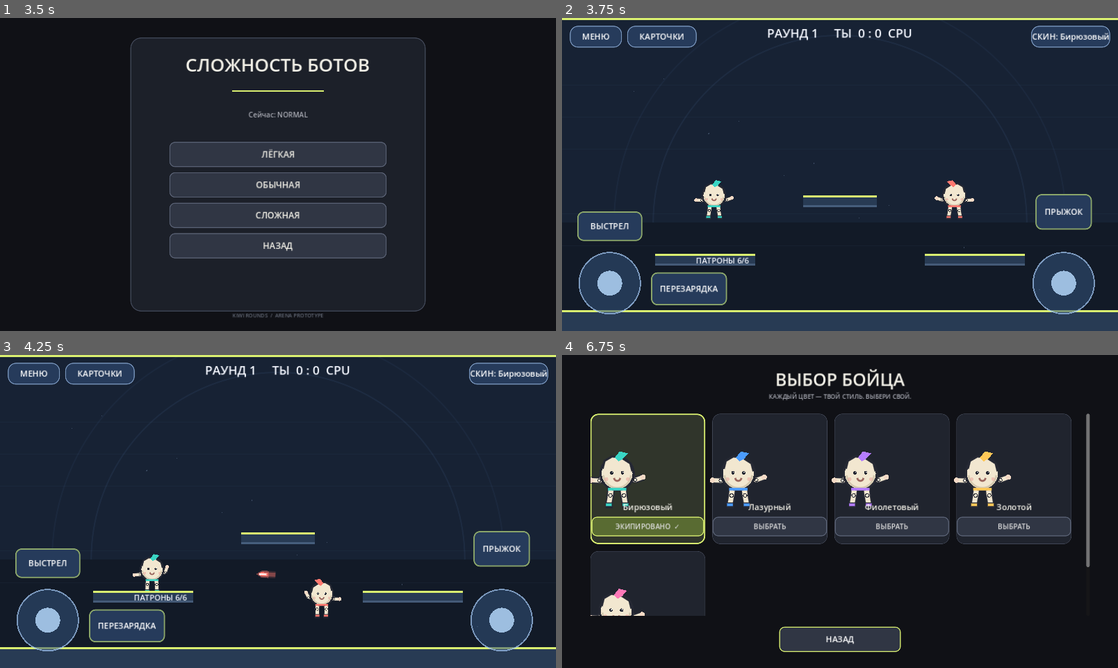
Above: before the commit, frames 1-4 (two rows, left to right).
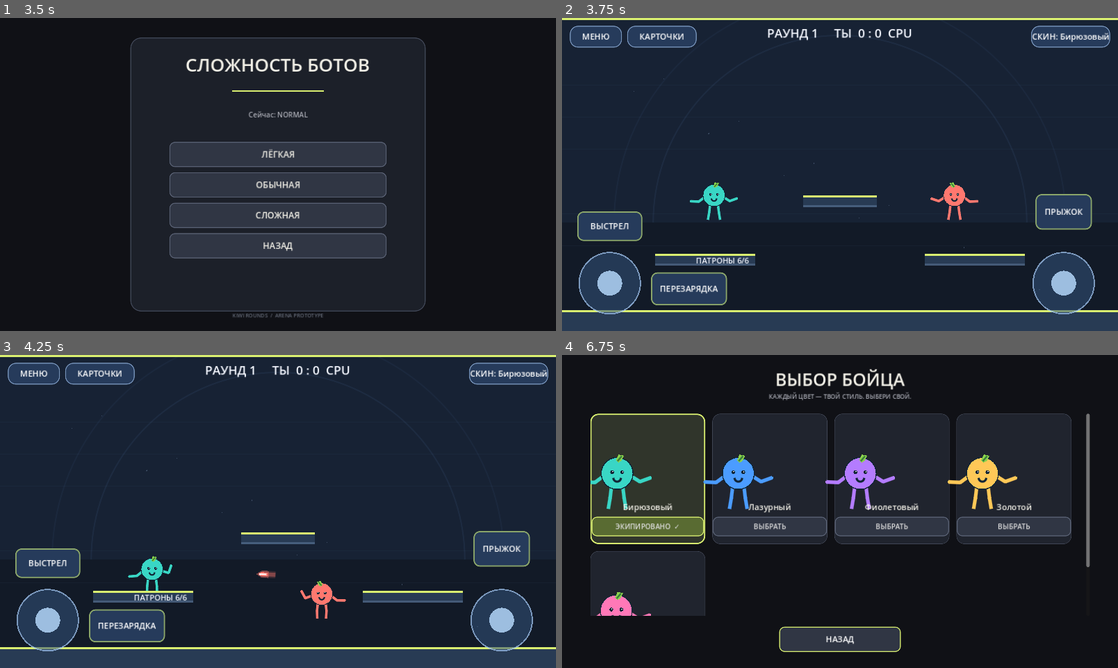
Above: after the commit, the same moments.

Repository: loslam-del/Kiwi-rounds
Game: Godot game, scene res://scenes/main.tscn
The game is run twice, just before and just after one commit, with the same random seed, the same clock (stepped at 60 frames per second) and the same inputs.
Inputs (mouse positions are in pixels of both pictures, inside the frame that each line leads up to):
- Up to frame 1 (3.5 s): click "ИГРАТЬ" at 0.5 s; click "ОНЛАЙН — ПОЗЖЕ" at 1.25 s; click "НАЗАД" at 2 s; click "ПРОТИВ БОТОВ" at 2.75 s
- Up to frame 2 (3.75 s): click "ЛЁГКАЯ" at 3.5 s
- Up to frame 3 (4.25 s): no input
- Up to frame 4 (6.75 s): click "СКИН: Бирюзовый" at 4.25 s; move the mouse to (962, 495) at 5.02 s; hold D 5.03-5.75 s; hold J 5.03-5.75 s; click (962, 495) at 5.17 s; tap Space at 5.27 s; drag from (728, 527) to (812, 574) at 5.77 s; click "ЭКИПИРОВАНО ✓" at 6.5 s

Frame 1 is identical in both runs. In frame 2, 0.7% of the frame differs, in the area x 23-75%, y 51-65%; in frame 3, 0.7%; in frame 4, 3.2%, in the area x 5-82%, y 30-84%.

Commit message:
Match ROUNDS character art: solid color balls and thin noodle limbs

Diff:
--- a/scripts/player.gd
+++ b/scripts/player.gd
@@ -359,80 +359,62 @@
     draw_circle(to_point, width * 0.30, fill)
 
 func _draw() -> void:
-    var bob := absf(sin(animation_time * 2.0)) * 1.8 if absf(velocity.x) > 35.0 and is_on_floor() else 0.0
-    var body_center := Vector2(0.0, -8.0 + bob)
-    var outline := Color("#252833")
-    var cream := Color("#f2e7d0")
-    var skin := Color("#f4d9c5")
-    var accent := body_color
+    var bob := absf(sin(animation_time * 2.0)) * 1.5 if absf(velocity.x) > 35.0 and is_on_floor() else 0.0
+    var center := Vector2(0.0, -8.0 + bob)
+    var ink := Color("#102536")
+    var limb := body_color
+    var face := Color("#102536")
     draw_set_transform(Vector2.ZERO, 0.0, Vector2(facing, 1.0))
 
-    # Two independently swinging legs with loose knees and rounded shoes.
-    var hip_l := Vector2(-9.0, 12.0 + bob)
-    var hip_r := Vector2(9.0, 12.0 + bob)
-    var knee_l := hip_l + _limb_vector(ragdoll_angles["leg_l"], 15.0)
-    var knee_r := hip_r + _limb_vector(ragdoll_angles["leg_r"], 15.0)
-    var foot_l := knee_l + _limb_vector(ragdoll_angles["leg_l"] + ragdoll_angles["shin_l"], 15.0)
-    var foot_r := knee_r + _limb_vector(ragdoll_angles["leg_r"] + ragdoll_angles["shin_r"], 15.0)
-    _draw_limb(hip_l, knee_l, 7.0, cream, outline)
-    _draw_limb(knee_l, foot_l, 6.5, cream, outline)
-    _draw_limb(hip_r, knee_r, 7.0, cream, outline)
-    _draw_limb(knee_r, foot_r, 6.5, cream, outline)
-    draw_line(foot_l + Vector2(-4.5, 1.0), foot_l + Vector2(5.5, 1.0), outline, 8.0, true)
-    draw_line(foot_r + Vector2(-4.5, 1.0), foot_r + Vector2(5.5, 1.0), outline, 8.0, true)
-    draw_line(foot_l + Vector2(-4.0, 0.0), foot_l + Vector2(4.0, 0.0), accent, 3.0, true)
-    draw_line(foot_r + Vector2(-4.0, 0.0), foot_r + Vector2(4.0, 0.0), accent, 3.0, true)
-
-    # Arms articulate at shoulders and elbows; recoil and aim move the weapon arm.
-    var shoulder_l := Vector2(-17.0, -5.0 + bob)
-    var shoulder_r := Vector2(17.0, -5.0 + bob)
-    var elbow_l := shoulder_l + _limb_vector(ragdoll_angles["arm_l"], 14.0)
-    var elbow_r := shoulder_r + _limb_vector(ragdoll_angles["arm_r"], 14.0)
-    var hand_l := elbow_l + _limb_vector(ragdoll_angles["arm_l"] + ragdoll_angles["forearm_l"], 13.0)
-    var hand_r := elbow_r + _limb_vector(ragdoll_angles["arm_r"] + ragdoll_angles["forearm_r"], 13.0)
-    _draw_limb(shoulder_l, elbow_l, 6.5, cream, outline)
-    _draw_limb(elbow_l, hand_l, 5.5, cream, outline)
-    _draw_limb(shoulder_r, elbow_r, 6.5, cream, outline)
-    _draw_limb(elbow_r, hand_r, 5.5, cream, outline)
-    draw_circle(hand_l, 4.2, skin)
-    draw_circle(hand_r, 4.2, skin)
-
-    # ROUNDS-like compact ball fighter: one clean round silhouette.
-    draw_circle(body_center, 28.0, outline)
-    draw_circle(body_center, 24.5, cream)
-    draw_arc(body_center + Vector2(0.0, 1.0), 22.0, 0.12, PI - 0.12, 32, Color("#d4c8ae"), 1.8, true)
-    draw_circle(Vector2(-8.5, -9.0 + bob), 2.7, outline)
-    draw_circle(Vector2(8.5, -9.0 + bob), 2.7, outline)
-    draw_circle(Vector2(-7.7, -9.8 + bob), 0.85, Color.WHITE)
-    draw_circle(Vector2(9.3, -9.8 + bob), 0.85, Color.WHITE)
-    draw_arc(Vector2(0.0, -1.0 + bob), 4.8, 0.18, PI - 0.18, 16, Color("#9a655d"), 1.7, true)
-    draw_circle(Vector2(-17.0, 1.0 + bob), 3.0, Color("#eaa59c", 0.52))
-    draw_circle(Vector2(17.0, 1.0 + bob), 3.0, Color("#eaa59c", 0.52))
-
-    # Kiwi's cream fringe and tiny green leaf.
+    # ROUNDS-inspired noodle legs: long, thin, bendy lines with no shoes or clothes.
+    var hip_l := Vector2(-9.0, 13.0 + bob)
+    var hip_r := Vector2(9.0, 13.0 + bob)
+    var knee_l := hip_l + _limb_vector(ragdoll_angles["leg_l"], 18.0)
+    var knee_r := hip_r + _limb_vector(ragdoll_angles["leg_r"], 18.0)
+    var foot_l := knee_l + _limb_vector(ragdoll_angles["leg_l"] + ragdoll_angles["shin_l"], 17.0)
+    var foot_r := knee_r + _limb_vector(ragdoll_angles["leg_r"] + ragdoll_angles["shin_r"], 17.0)
+    draw_line(hip_l, knee_l, limb, 4.4, true)
+    draw_line(knee_l, foot_l, limb, 4.4, true)
+    draw_circle(knee_l, 2.2, limb)
+    draw_line(hip_r, knee_r, limb, 4.4, true)
+    draw_line(knee_r, foot_r, limb, 4.4, true)
+    draw_circle(knee_r, 2.2, limb)
+
+    # Long noodle arms, independently swinging at shoulders and elbows.
+    var shoulder_l := Vector2(-20.0, -5.0 + bob)
+    var shoulder_r := Vector2(20.0, -5.0 + bob)
+    var elbow_l := shoulder_l + _limb_vector(ragdoll_angles["arm_l"], 19.0)
+    var elbow_r := shoulder_r + _limb_vector(ragdoll_angles["arm_r"], 19.0)
+    var hand_l := elbow_l + _limb_vector(ragdoll_angles["arm_l"] + ragdoll_angles["forearm_l"], 18.0)
+    var hand_r := elbow_r + _limb_vector(ragdoll_angles["arm_r"] + ragdoll_angles["forearm_r"], 18.0)
+    draw_line(shoulder_l, elbow_l, limb, 4.6, true)
+    draw_line(elbow_l, hand_l, limb, 4.6, true)
+    draw_circle(elbow_l, 2.3, limb)
+    draw_circle(hand_l, 2.3, limb)
+    draw_line(shoulder_r, elbow_r, limb, 4.6, true)
+    draw_line(elbow_r, hand_r, limb, 4.6, true)
+    draw_circle(elbow_r, 2.3, limb)
+    draw_circle(hand_r, 2.3, limb)
+
+    # Simple solid-color ball body and expressive face, like the original fighters.
+    draw_circle(center, 26.0, ink)
+    draw_circle(center, 24.5, body_color)
+    draw_circle(Vector2(-8.0, -10.0 + bob), 3.0, face)
+    draw_circle(Vector2(8.0, -10.0 + bob), 3.0, face)
+    draw_circle(Vector2(-7.2, -10.8 + bob), 0.9, Color.WHITE)
+    draw_circle(Vector2(8.8, -10.8 + bob), 0.9, Color.WHITE)
+    draw_arc(Vector2(0.0, -1.0 + bob), 6.0, 0.12, PI - 0.12, 18, face, 2.2, true)
+
+    # A tiny Kiwi leaf is the only decorative detail.
     draw_colored_polygon(PackedVector2Array([
-        Vector2(-23.0, -16.0 + bob), Vector2(-20.0, -28.0 + bob),
-        Vector2(-8.0, -35.0 + bob), Vector2(7.0, -33.0 + bob),
-        Vector2(21.0, -24.0 + bob), Vector2(24.0, -12.0 + bob),
-        Vector2(13.0, -17.0 + bob), Vector2(2.0, -20.0 + bob),
-        Vector2(-9.0, -17.0 + bob)
-    ]), cream)
-    draw_polyline(PackedVector2Array([
-        Vector2(-23.0, -16.0 + bob), Vector2(-20.0, -28.0 + bob),
-        Vector2(-8.0, -35.0 + bob), Vector2(7.0, -33.0 + bob),
-        Vector2(21.0, -24.0 + bob), Vector2(24.0, -12.0 + bob)
-    ]), outline, 2.2, true)
-    draw_colored_polygon(PackedVector2Array([
-        Vector2(-4.0, -33.0 + bob), Vector2(4.0, -43.0 + bob),
-        Vector2(17.0, -40.0 + bob), Vector2(9.0, -31.0 + bob),
-        Vector2(2.0, -27.0 + bob)
-    ]), accent)
-    draw_line(Vector2(-14.0, 17.0 + bob), Vector2(14.0, 17.0 + bob), accent, 3.0, true)
-
-    if muzzle_flash > 0.0:
-        draw_circle(hand_r + _limb_vector(ragdoll_angles["arm_r"] + ragdoll_angles["forearm_r"], 5.0), 5.0, Color("#fff0a8", muzzle_flash / 0.075))
+        Vector2(-2.0, -29.0 + bob), Vector2(2.0, -38.0 + bob),
+        Vector2(11.0, -36.0 + bob), Vector2(7.0, -28.0 + bob),
+        Vector2(2.0, -25.0 + bob)
+    ]), Color("#8bd34c"))
+    draw_line(Vector2(1.0, -28.0 + bob), Vector2(7.0, -35.0 + bob), Color("#397b3c"), 1.4, true)
+
     if hit_flash > 0.0:
-        draw_circle(body_center, 31.0, Color(1.0, 0.35, 0.28, hit_flash * 0.35))
+        draw_circle(center, 29.0, Color(1.0, 0.35, 0.28, hit_flash * 0.35))
     if reload_visual > 0.0:
-        draw_arc(body_center, 32.0, -PI / 2.0, -PI / 2.0 + TAU * (1.0 - reload_visual), 32, accent, 3.0, true)
+        draw_arc(center, 31.0, -PI / 2.0, -PI / 2.0 + TAU * (1.0 - reload_visual), 32, Color.WHITE, 2.5, true)
     draw_set_transform(Vector2.ZERO, 0.0, Vector2.ONE)
